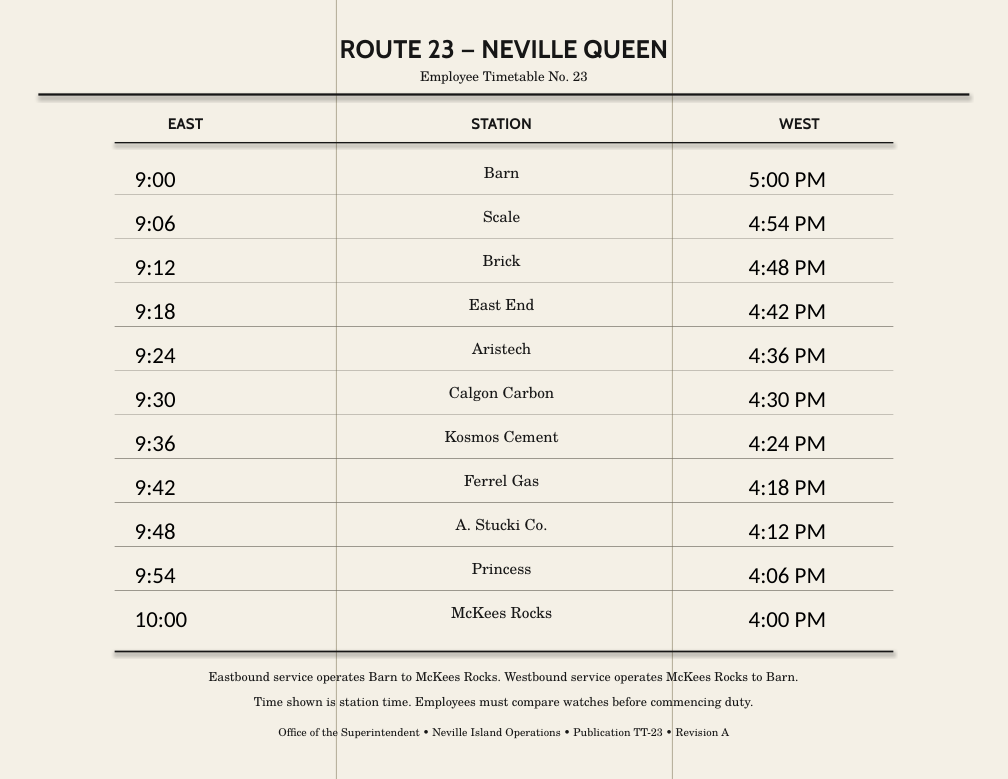
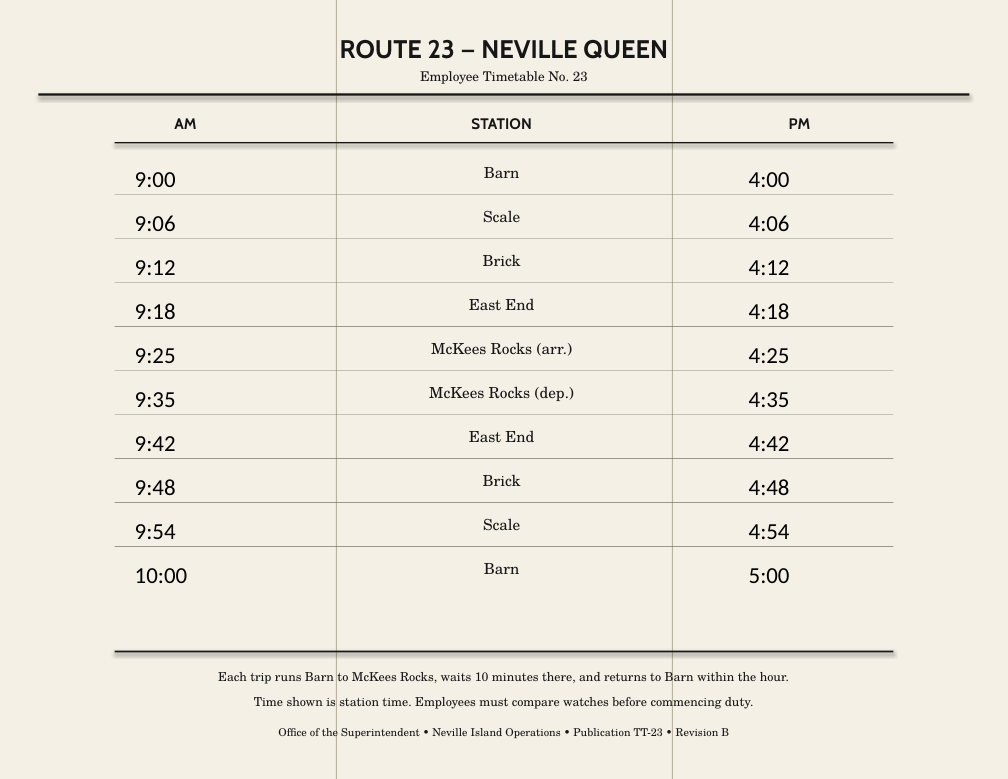
Before and after one commit to lnevo/hart, a slide deck: slide 2 of docs/ops/TT-23_Route23_NevilleQueen_RevisionA_v6.pptx. Drawn at 1008x779 pixels with LibreOffice and Linux fonts; fonts in the diff are those of the drawing. Boxes give left, top, right and bottom in pixels: in the first picture for what was removed or moved away, otherwise in the second. Text is boxed around its words. In the diff, an @@ line names an element or a change of style, - is before the commit and + after.

```diff
--- a/docs/ops/TT-23_Route23_NevilleQueen_RevisionA_v6.pptx
+++ b/docs/ops/TT-23_Route23_NevilleQueen_RevisionA_v6.pptx
@@ text at (x1=174, y1=118, x2=196, y2=129): text changed @@
-EAST
+AM
@@ text at (x1=789, y1=118, x2=811, y2=129): text changed @@
-WEST
+PM
@@ text at (x1=749, y1=172, x2=790, y2=187): text changed @@
-5:00 PM
+4:00
@@ text at (x1=749, y1=215, x2=790, y2=231): text changed @@
-4:54 PM
+4:06
@@ text at (x1=749, y1=260, x2=790, y2=275): text changed @@
-4:48 PM
+4:12
@@ text at (x1=749, y1=303, x2=790, y2=319): text changed @@
-4:42 PM
+4:18
@@ text at (x1=135, y1=348, x2=176, y2=363): text changed @@
-9:24
+9:25
@@ text at (x1=431, y1=342, x2=573, y2=356): text changed @@
-Aristech
+McKees Rocks (arr.)
@@ text at (x1=749, y1=348, x2=790, y2=363): text changed @@
-4:36 PM
+4:25
@@ text at (x1=429, y1=386, x2=575, y2=401): text changed @@
-Calgon Carbon
+McKees Rocks (dep.)
@@ text at (x1=135, y1=392, x2=176, y2=407): text changed @@
-9:30
+9:35
@@ text at (x1=749, y1=392, x2=790, y2=407): text changed @@
-4:30 PM
+4:35
@@ text at (x1=135, y1=436, x2=176, y2=451): text changed @@
-9:36
+9:42
@@ text at (x1=469, y1=431, x2=534, y2=442): text changed @@
-Kosmos Cement
+East End
@@ text at (x1=749, y1=436, x2=790, y2=451): text changed @@
-4:24 PM
+4:42
@@ text at (x1=135, y1=479, x2=176, y2=495): text changed @@
-9:42
+9:48
@@ text at (x1=483, y1=474, x2=521, y2=486): text changed @@
-Ferrel Gas
+Brick
@@ text at (x1=749, y1=479, x2=790, y2=495): text changed @@
-4:18 PM
+4:48
@@ text at (x1=135, y1=524, x2=176, y2=539): text changed @@
-9:48
+9:54
@@ text at (x1=483, y1=518, x2=520, y2=531): text changed @@
-A. Stucki Co.
+Scale
@@ text at (x1=749, y1=524, x2=790, y2=539): text changed @@
-4:12 PM
+4:54
@@ text "10:00" moved from (x1=135, y1=612, x2=187, y2=627) to (x1=135, y1=568, x2=187, y2=583) @@
@@ text removed at (x1=135, y1=568, x2=176, y2=583) @@
-9:54
@@ text at (x1=484, y1=563, x2=520, y2=574): text changed @@
-Princess
+Barn
@@ text at (x1=749, y1=568, x2=790, y2=583): text changed @@
-4:06 PM
+5:00
@@ rectangle removed at (x1=115, y1=590, x2=893, y2=590) @@
@@ text removed at (x1=451, y1=606, x2=553, y2=619) @@
-McKees Rocks
@@ text removed at (x1=749, y1=612, x2=826, y2=627) @@
-4:00 PM
@@ text at (x1=218, y1=668, x2=789, y2=685): text changed @@
-Eastbound service operates Barn to McKees Rocks. Westbound service operates McKees Rocks to Barn.
+Each trip runs Barn to McKees Rocks, waits 10 minutes there, and returns to Barn within the hour.
@@ text at (x1=278, y1=725, x2=729, y2=740): text changed @@
-Office of the Superintendent • Neville Island Operations • Publication TT-23 • Revision A
+Office of the Superintendent • Neville Island Operations • Publication TT-23 • Revision B
```
Also in this commit, not shown: 1 other slide changed, 11 other files.
